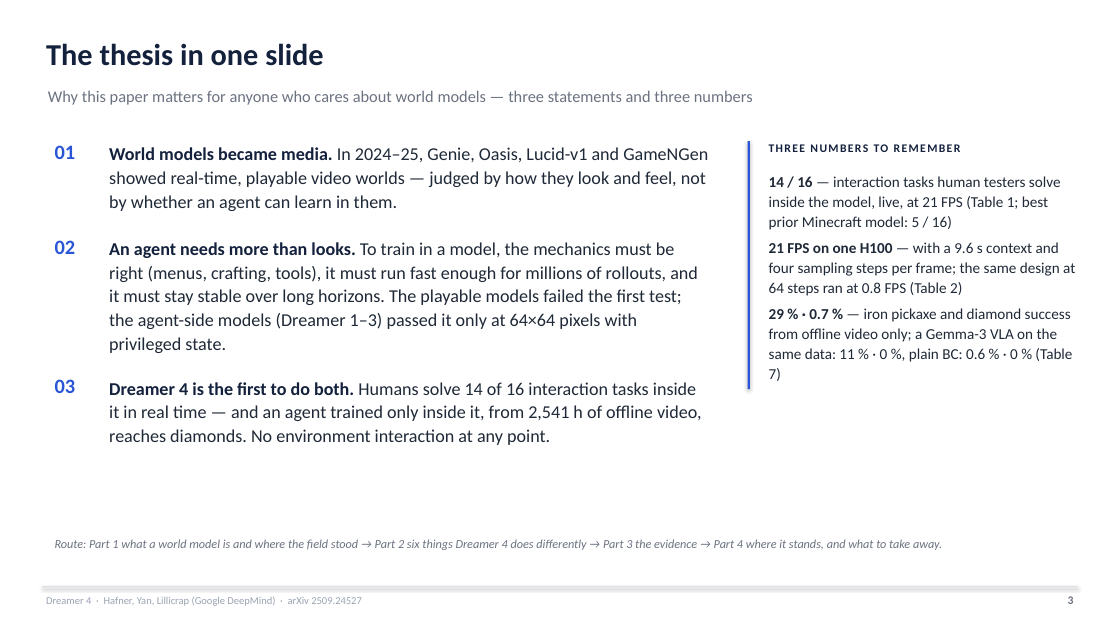
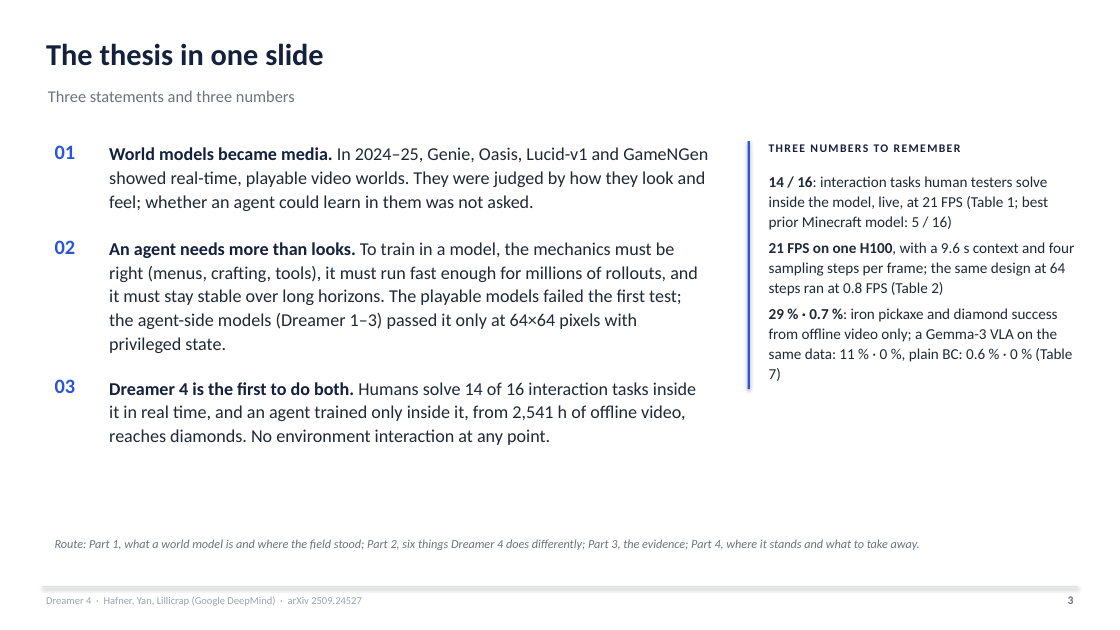
Before and after one commit to HarmannBitte/Dreamer-4, a slide deck: slide 3 of presentation/Dreamer4_Final.pptx. Drawn at 1120x630 pixels with LibreOffice and Linux fonts; fonts in the diff are those of the drawing. Boxes give left, top, right and bottom in pixels: in the first picture for what was removed or moved away, otherwise in the second. Text is boxed around its words. In the diff, an @@ line names an element or a change of style, - is before the commit and + after.

Commit message:
Humanizer text pass over both decks (blader/humanizer v3); new slides: Algorithm 1 in full (eqs. 5-11); deep dive v7 (52 slides), final talk v2 (45 slides); v6 + final v1 renders archived in versions/

```diff
--- a/presentation/Dreamer4_Final.pptx
+++ b/presentation/Dreamer4_Final.pptx
@@ text at (x1=48, y1=90, x2=295, y2=102): text changed @@
-Why this paper matters for anyone who cares about world models — three statements and three numbers
+Three statements and three numbers
@@ text at (x1=109, y1=147, x2=708, y2=211): text changed @@
-World models became media. In 2024–25, Genie, Oasis, Lucid-v1 and GameNGen showed real-time, playable video worlds — judged by how they look and feel, not by whether an agent can learn in them.
+World models became media. In 2024–25, Genie, Oasis, Lucid-v1 and GameNGen showed real-time, playable video worlds. They were judged by how they look and feel; whether an agent could learn in them was not asked.
@@ text at (x1=769, y1=242, x2=1074, y2=381): text changed @@
-14 / 16 — interaction tasks human testers solve inside the model, live, at 21 FPS (Table 1; best prior Minecraft model: 5 / 16)
-21 FPS on one H100 — with a 9.6 s context and four sampling steps per frame; the same design at 64 steps ran at 0.8 FPS (Table 2)
-29 % · 0.7 % — iron pickaxe and diamond success from offline video only; a Gemma-3 VLA on the same data: 11 % · 0 %, plain BC: 0.6 % · 0 % (Table 7)
+14 / 16: interaction tasks human testers solve inside the model, live, at 21 FPS (Table 1; best prior Minecraft model: 5 / 16)
+21 FPS on one H100, with a 9.6 s context and four sampling steps per frame; the same design at 64 steps ran at 0.8 FPS (Table 2)
+29 % · 0.7 %: iron pickaxe and diamond success from offline video only; a Gemma-3 VLA on the same data: 11 % · 0 %, plain BC: 0.6 % · 0 % (Table 7)
@@ text at (x1=109, y1=382, x2=696, y2=445): text changed @@
-Dreamer 4 is the first to do both. Humans solve 14 of 16 interaction tasks inside it in real time — and an agent trained only inside it, from 2,541 h of offline video, reaches diamonds. No environment interaction at any point.
+Dreamer 4 is the first to do both. Humans solve 14 of 16 interaction tasks inside it in real time, and an agent trained only inside it, from 2,541 h of offline video, reaches diamonds. No environment interaction at any point.
@@ text at (x1=55, y1=539, x2=920, y2=550): text changed @@
-Route: Part 1 what a world model is and where the field stood → Part 2 six things Dreamer 4 does differently → Part 3 the evidence → Part 4 where it stands, and what to take away.
+Route: Part 1, what a world model is and where the field stood; Part 2, six things Dreamer 4 does differently; Part 3, the evidence; Part 4, where it stands and what to take away.
```
Also in this commit, not shown: 37 other slides changed, 2 slides added, 18 other files.
